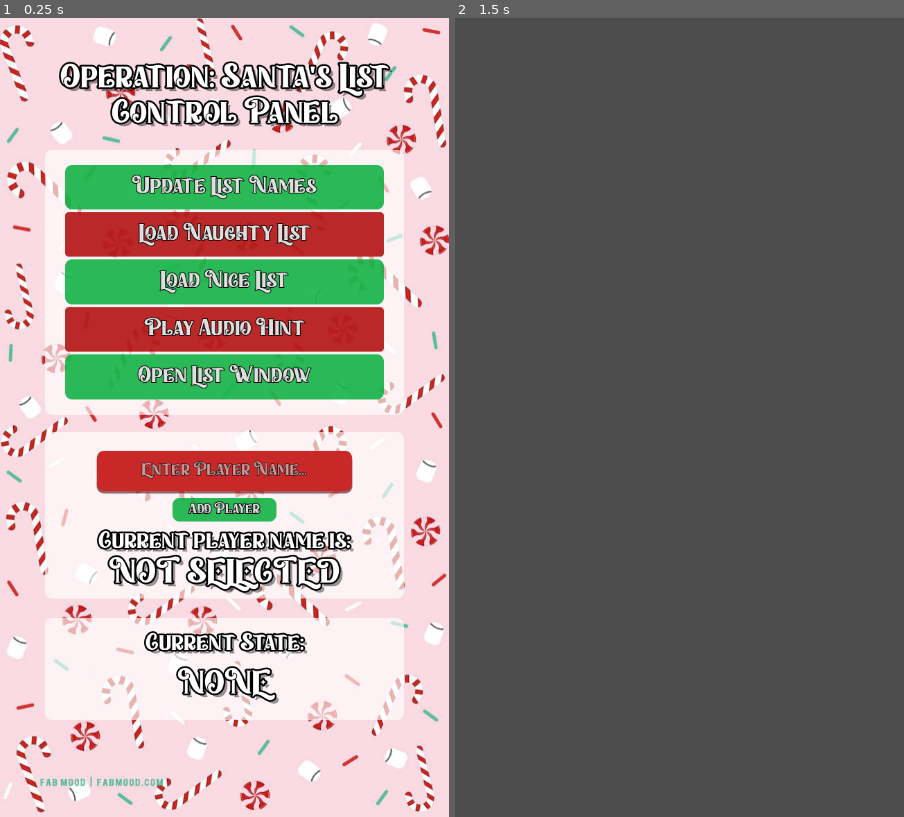
Above: before the commit, frames 1-2 (left to right).
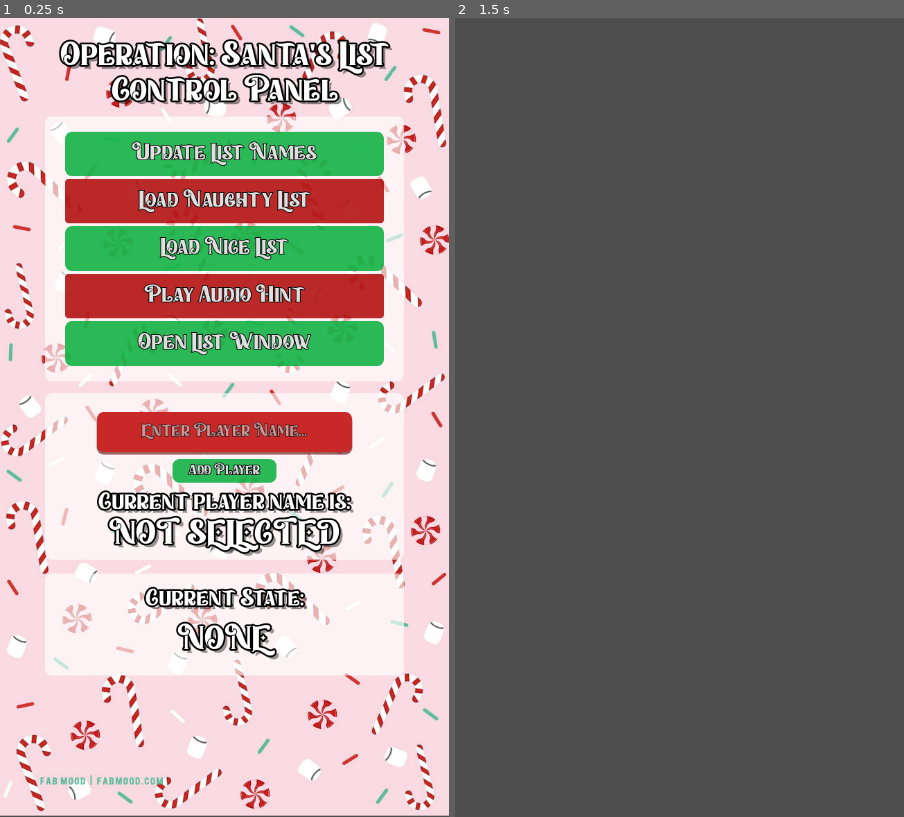
Above: after the commit, the same moments.

Repository: CuickCoder/25NNList
Game: Godot game, scene res://control_panel.tscn
Two runs of this game, one before a commit and one after it. Both use one fixed random seed, a clock stepped at 60 frames per second and the inputs below. The engine's default icon, where the game draws it, is replaced by a stand-in: a white triangle on a blue panel in a dark square.
Inputs:
- Up to frame 1 (0.25 s): no input
- Up to frame 2 (1.5 s): click "Open List Window" at 0.5 s; click "Play Audio Hint" at 1.25 s

The runs differ from the first frame. In frame 1, 40% of the frame differs, in the area x 0-100%, y 2-100%; in frame 2, nothing differs.

Commit message:
bug fixes
color of the red button wasn't correct for focus; added update_lists() to list instantiation

Diff:
--- a/control_panel.gd
+++ b/control_panel.gd
@@ -58,9 +58,11 @@
 	if state == "NAUGHTY":
 		var n = naughty_list_scene.instantiate()
 		w.add_child(n)
+		update_lists()
 	elif state == "NICE":
 		var n = nice_list_scene.instantiate()
 		w.add_child(n)
+		update_lists()
 
 func update_list_window():
 	var w = get_tree().get_root().find_child("list_window", true, false)
--- a/control_panel.tres
+++ b/control_panel.tres
@@ -79,13 +79,13 @@
 corner_radius_bottom_right = 5
 corner_radius_bottom_left = 5
 
-[sub_resource type="StyleBoxFlat" id="StyleBoxFlat_4kuat"]
-bg_color = Color(0, 0.72, 0.228, 0.835294)
+[sub_resource type="StyleBoxFlat" id="StyleBoxFlat_6c083"]
+bg_color = Color(0.72, 0, 0, 0.835294)
 border_width_left = 3
 border_width_top = 3
 border_width_right = 3
 border_width_bottom = 3
-border_color = Color(0, 0.960155, 0.379154, 1)
+border_color = Color(0.96, 0, 0, 1)
 corner_radius_top_left = 5
 corner_radius_top_right = 5
 corner_radius_bottom_right = 5
@@ -144,7 +144,7 @@
 Panel/styles/panel = SubResource("StyleBoxFlat_uvi4i")
 RedButton/base_type = &"Button"
 RedButton/styles/disabled = SubResource("StyleBoxFlat_x6nc5")
-RedButton/styles/focus = SubResource("StyleBoxFlat_4kuat")
+RedButton/styles/focus = SubResource("StyleBoxFlat_6c083")
 RedButton/styles/hover = SubResource("StyleBoxFlat_w6ui8")
 RedButton/styles/normal = SubResource("StyleBoxFlat_60sg5")
 RedButton/styles/pressed = SubResource("StyleBoxFlat_wbl2x")
--- a/control_panel.tscn
+++ b/control_panel.tscn
@@ -21,6 +21,7 @@
 anchor_bottom = 1.0
 offset_left = -1.0
 offset_right = 1.0
+offset_bottom = -2.0
 grow_horizontal = 2
 grow_vertical = 2
 texture = ExtResource("2_f5hji")
@@ -30,10 +31,10 @@
 anchors_preset = 5
 anchor_left = 0.5
 anchor_right = 0.5
-offset_left = -168.0
-offset_top = 64.0
-offset_right = 168.0
-offset_bottom = 129.0
+offset_left = -237.5
+offset_top = 32.0
+offset_right = 237.5
+offset_bottom = 131.0
 grow_horizontal = 2
 theme = ExtResource("3_1x1sv")
 text = "Operation: Santa's List
@@ -50,9 +51,9 @@
 anchor_right = 0.5
 anchor_bottom = 0.5
 offset_left = -259.0
-offset_top = 21.0
+offset_top = -35.0
 offset_right = 259.0
-offset_bottom = 261.0
+offset_bottom = 205.0
 grow_horizontal = 2
 grow_vertical = 2
 theme = ExtResource("3_1x1sv")
@@ -126,9 +127,9 @@
 anchor_left = 0.5
 anchor_right = 0.5
 offset_left = -259.0
-offset_top = 190.0
+offset_top = 142.0
 offset_right = 259.0
-offset_bottom = 572.0
+offset_bottom = 524.0
 grow_horizontal = 2
 theme = ExtResource("3_1x1sv")
 
@@ -182,9 +183,9 @@
 anchor_left = 0.5
 anchor_right = 0.5
 offset_left = -259.0
-offset_top = 865.0
+offset_top = 801.0
 offset_right = 259.0
-offset_bottom = 1012.0
+offset_bottom = 948.0
 grow_horizontal = 2
 theme = ExtResource("3_1x1sv")
 
